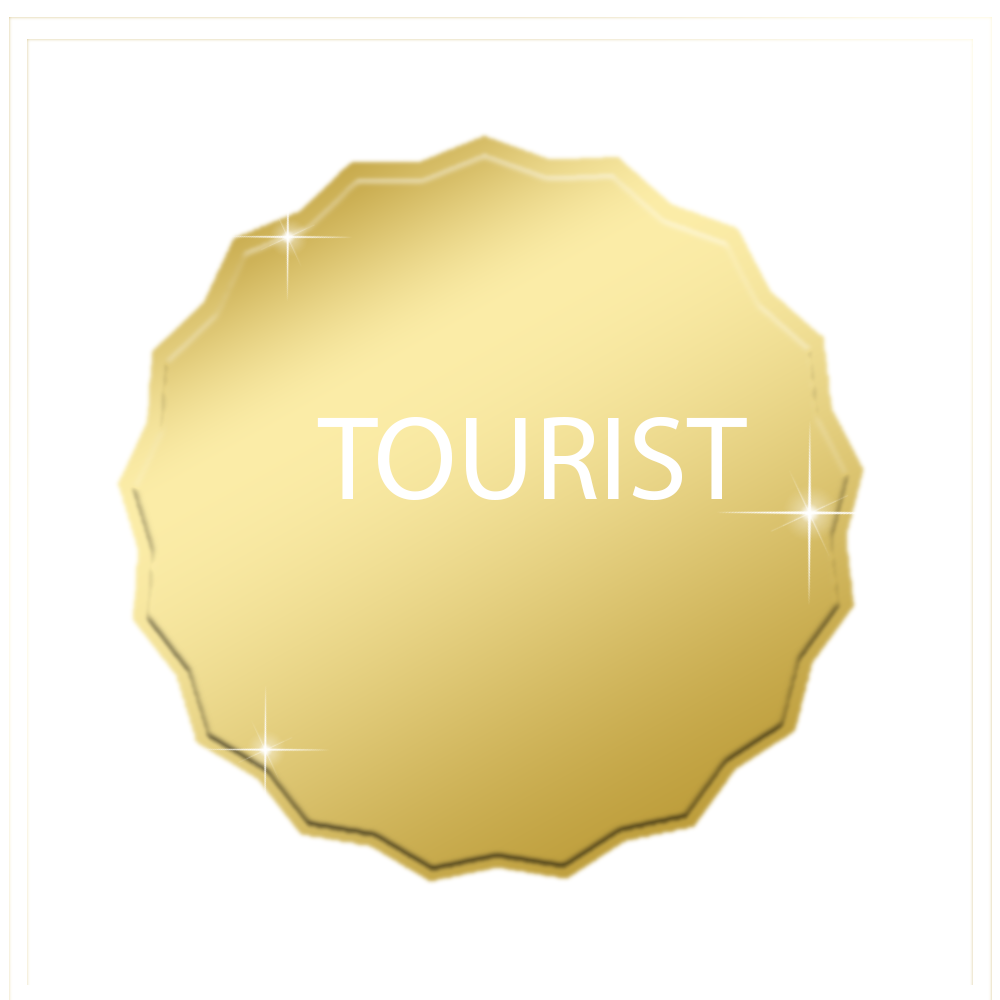
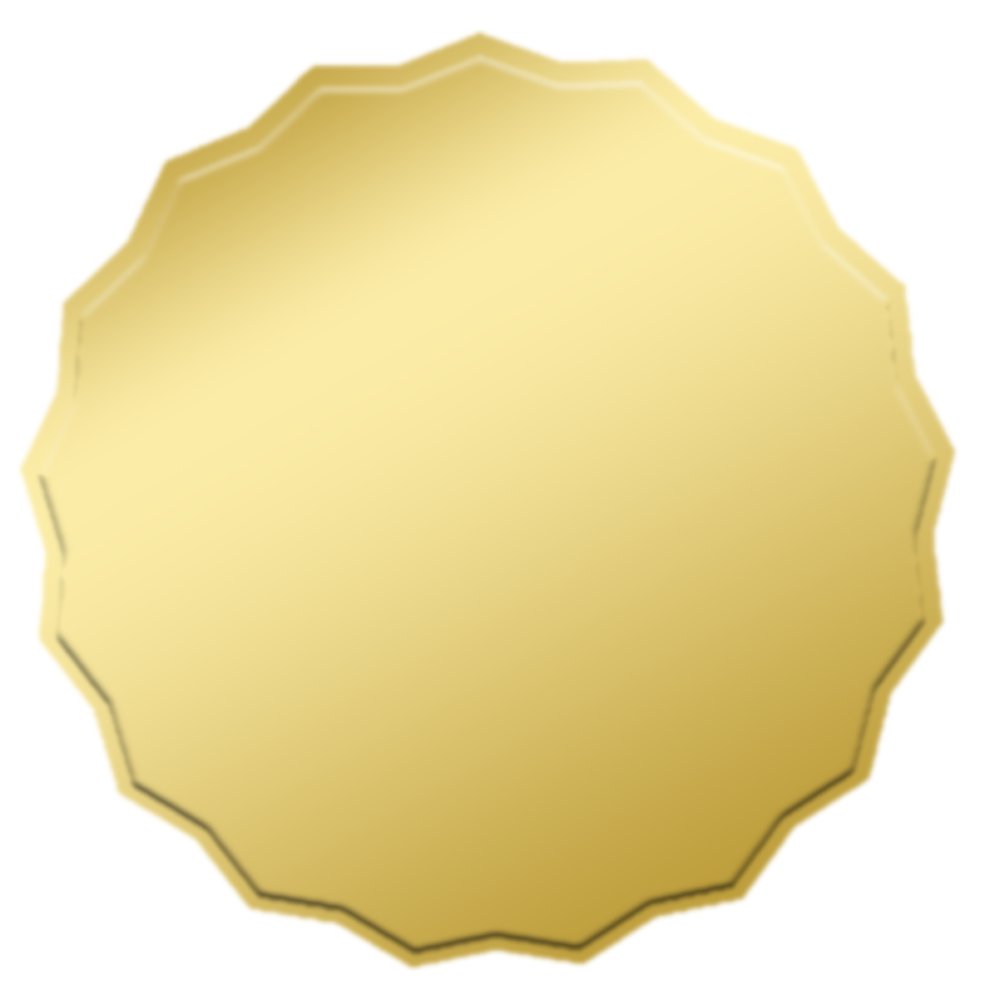
Before/after of a 1000 x 1000 layered artwork. What changed in the layer stack:
removed layer "TOURIST" over bbox(317, 416, 747, 501)
painted on "Layer 2" over bbox(16, 28, 961, 973)
hid "Layer 1 copy" over bbox(27, 39, 973, 985)
hid "Layer 1" over bbox(9, 17, 992, 1000)
